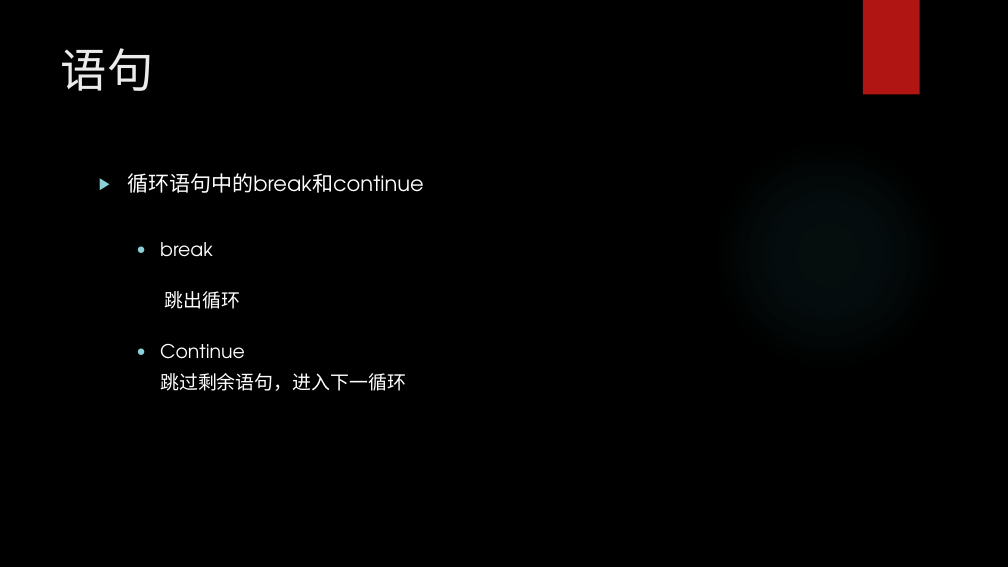
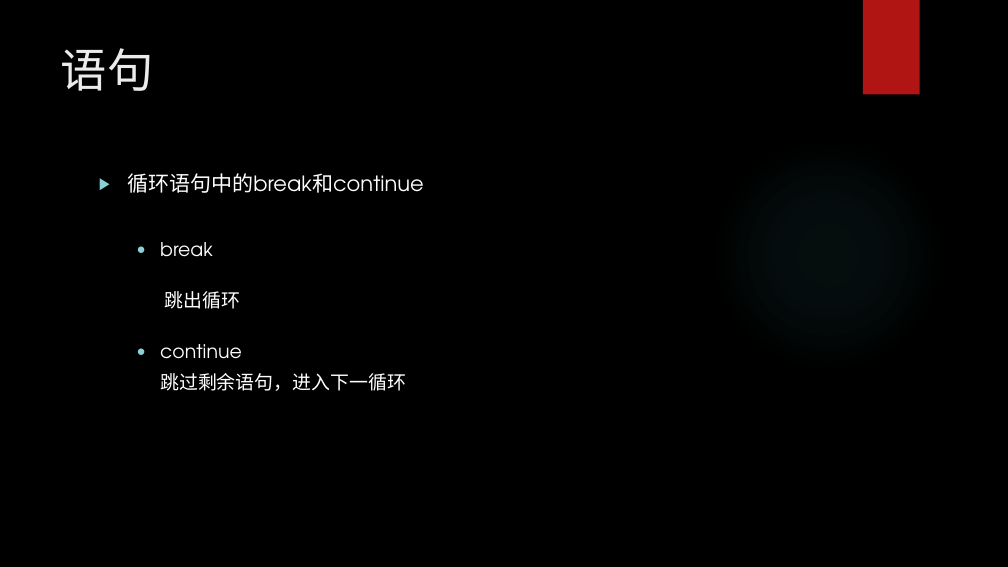
Before and after one commit to chunchill/WEB-Training, a slide deck: slide 20 of 03.JavaScript/JavaScript York.pptx (slide 27 before the commit). Drawn at 1008x567 pixels with LibreOffice and Linux fonts; fonts in the diff are those of the drawing; background and template pictures are left out. Boxes give left, top, right and bottom in pixels: in the first picture for what was removed or moved away, otherwise in the second. Text is boxed around its words. In the diff, an @@ line names an element or a change of style, - is before the commit and + after.

```diff
--- a/03.JavaScript/JavaScript York.pptx
+++ b/03.JavaScript/JavaScript York.pptx
@@ text at <box>160,344,242,359</box>: text changed @@
-  ● Continue
+  ● continue
```
Also in this commit, not shown: 2 other slides changed, 7 slides added, 7 slides removed, 9 other files.
